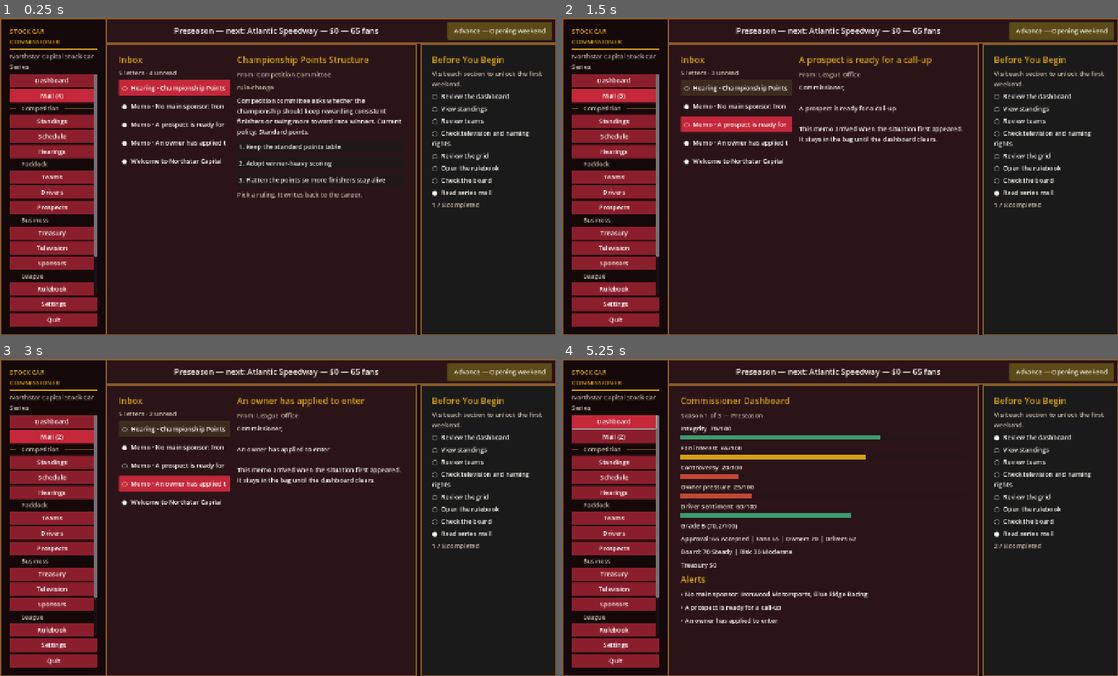
Above: before the commit, frames 1-4 (two rows, left to right).
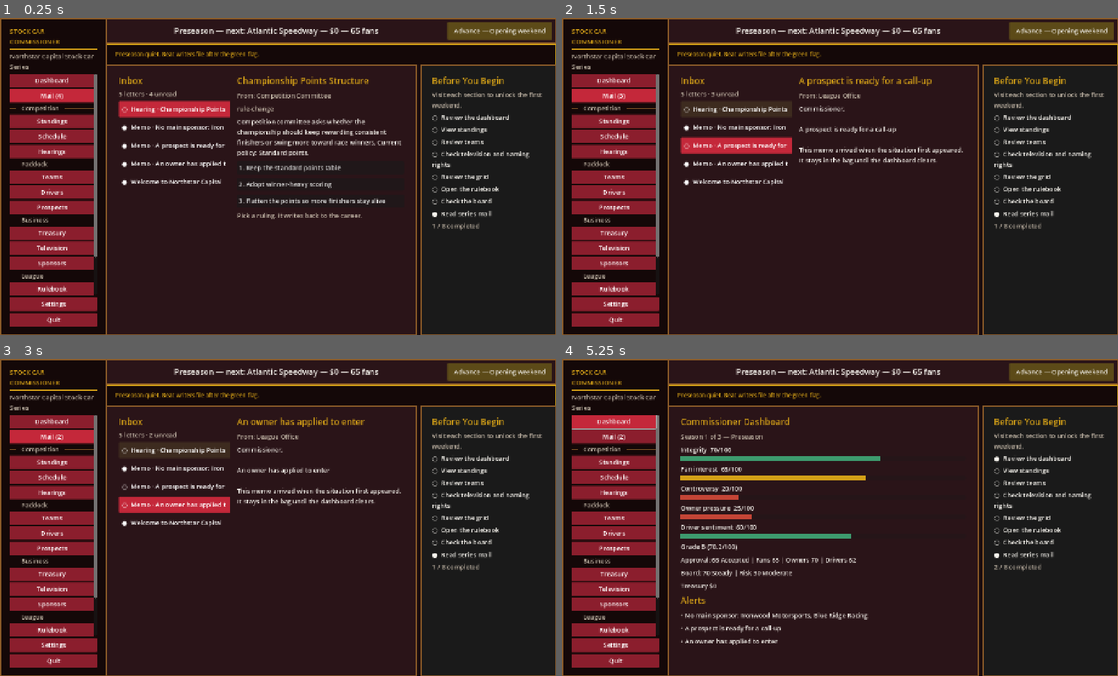
Above: after the commit, the same moments.

Repository: johnatkinsonsenior/StockCarCommissioner
Game: Godot game, scene res://scenes/Main.tscn
The game is run twice, just before and just after one commit, with the same random seed, the same clock (stepped at 60 frames per second) and the same inputs.
Inputs:
- Up to frame 1 (0.25 s): no input
- Up to frame 2 (1.5 s): click "● Memo · A prospect is ready …" at 0.5 s; click "○ Memo · A prospect is ready …" at 1.25 s
- Up to frame 3 (3 s): click "○ Memo · A prospect is ready …" at 2 s; click "● Memo · An owner has applied…" at 2.75 s
- Up to frame 4 (5.25 s): click "○ Memo · An owner has applied…" at 3.5 s; click "○ Memo · An owner has applied…" at 4.25 s; click "Dashboard" at 5 s

The runs differ from the first frame. In frame 1, 11% of the frame differs, in the area x 19-100%, y 8-67%; in frame 2, 9.3%; in frame 3, 9.2%; in frame 4, 11%.

Commit message:
Add Day 109: news ticker and beat-writer headlines
A gold ticker under the status bar cycles last weekend's headlines.
Preseason files a quiet line until Race Control has copy.

Co-authored-by: johnatkinsonsenior <johnatkinsonsenior@users.noreply.github.com>

Diff:
--- a/godot/data/ui_snapshot.json
+++ b/godot/data/ui_snapshot.json
@@ -1,6 +1,6 @@
 {
     "game": "Stock Car Commissioner",
-    "ui_version": "1.4",
+    "ui_version": "1.5",
     "engine": "godot-4",
     "layout": "commissioner-desk",
     "screen": "mail",
@@ -2321,6 +2321,9 @@
         "empty": true
     },
     "hof": [],
+    "ticker": [
+        "Preseason quiet. Beat writers file after the green flag."
+    ],
     "palette": "winston-cup",
     "office": {
         "layout": "commissioner-desk",
@@ -2553,7 +2556,10 @@
         "save_script": "/workspace/prototype/save_office.py",
         "load_script": "/workspace/prototype/load_office.py",
         "new_script": "/workspace/prototype/new_career.py",
-        "saves": []
+        "saves": [],
+        "ticker": [
+            "Preseason quiet. Beat writers file after the green flag."
+        ]
     },
     "saves": []
 }
--- a/godot/scripts/App.gd
+++ b/godot/scripts/App.gd
@@ -22,6 +22,9 @@
 var mail_read: Dictionary = {}
 var sidebar: VBoxContainer
 var status_label: Label
+var ticker_label: Label
+var ticker_lines: Array = []
+var ticker_index := 0
 var advance_button: Button
 var center_body: VBoxContainer
 var checklist_box: VBoxContainer
@@ -60,6 +63,7 @@
 	print("MAIL_OPEN=", selected_mail_id)
 	print("APPLY_SCRIPT=", str(_office().get("apply_script", "")))
 	print("ALERT_MAIL=", str(_alert_letters().size()))
+	print("TICKER=", str(_ticker_lines().size()))
 	if DisplayServer.get_name() == "headless":
 		call_deferred("_headless_tour")
 
@@ -117,6 +121,7 @@
 		print("HISTORY_SEASON=", profile_season)
 	_show_section("hof")
 	print("HOF=", str(_as_array(snapshot.get("hof", [])).size()))
+	print("TICKER=", str(_ticker_lines().size()))
 	_show_section("settings")
 	_on_office_save("desk")
 	_on_new_career("1970s")
@@ -257,6 +262,8 @@
 
 
 func _build_header() -> Control:
+	var wrap := VBoxContainer.new()
+	wrap.add_theme_constant_override("separation", 0)
 	var header := PanelContainer.new()
 	header.add_theme_stylebox_override("panel", _panel(COL_PANEL, COL_LINE))
 	var row := HBoxContainer.new()
@@ -288,7 +295,46 @@
 	advance_button.pressed.connect(_on_advance)
 	_style_advance(false)
 	row.add_child(advance_button)
-	return header
+	wrap.add_child(header)
+	wrap.add_child(_build_ticker())
+	return wrap
+
+
+func _ticker_lines() -> Array:
+	var from_office: Array = _as_array(_office().get("ticker", []))
+	if not from_office.is_empty():
+		return from_office
+	return _as_array(snapshot.get("ticker", []))
+
+
+func _build_ticker() -> Control:
+	var bar := PanelContainer.new()
+	bar.add_theme_stylebox_override("panel", _panel(Color("140808"), COL_GOLD))
+	ticker_label = Label.new()
+	ticker_label.autowrap_mode = TextServer.AUTOWRAP_OFF
+	ticker_label.add_theme_font_size_override("font_size", 14)
+	ticker_label.add_theme_color_override("font_color", COL_GOLD)
+	ticker_lines = _ticker_lines()
+	ticker_index = 0
+	if ticker_lines.is_empty():
+		ticker_label.text = "Preseason quiet. Beat writers file after the green flag."
+	else:
+		ticker_label.text = str(ticker_lines[0])
+	bar.add_child(_padded(ticker_label, 10, 6))
+	var timer := Timer.new()
+	timer.wait_time = 4.0
+	timer.autostart = true
+	timer.timeout.connect(_tick_ticker)
+	bar.add_child(timer)
+	return bar
+
+
+func _tick_ticker() -> void:
+	ticker_lines = _ticker_lines()
+	if ticker_label == null or ticker_lines.size() <= 1:
+		return
+	ticker_index = (ticker_index + 1) % ticker_lines.size()
+	ticker_label.text = str(ticker_lines[ticker_index])
 
 
 func _build_workspace() -> Control:
@@ -447,6 +493,13 @@
 		if typeof(header_info) == TYPE_DICTIONARY:
 			status_text = str(header_info.get("status_line", status_text))
 		status_label.text = status_text
+	ticker_lines = _ticker_lines()
+	ticker_index = 0
+	if ticker_label != null:
+		if ticker_lines.is_empty():
+			ticker_label.text = "Preseason quiet. Beat writers file after the green flag."
+		else:
+			ticker_label.text = str(ticker_lines[0])
 	if advance_button != null:
 		advance_button.text = str(_office().get("advance_label", "Advance"))
 	selected_mail_id = str(_office().get("selected_mail_id", ""))
Not shown, changed: docs/GameDesign.md
Not shown, changed: prototype/game/ui_bridge.py
Not shown, changed: prototype/run_season.py
